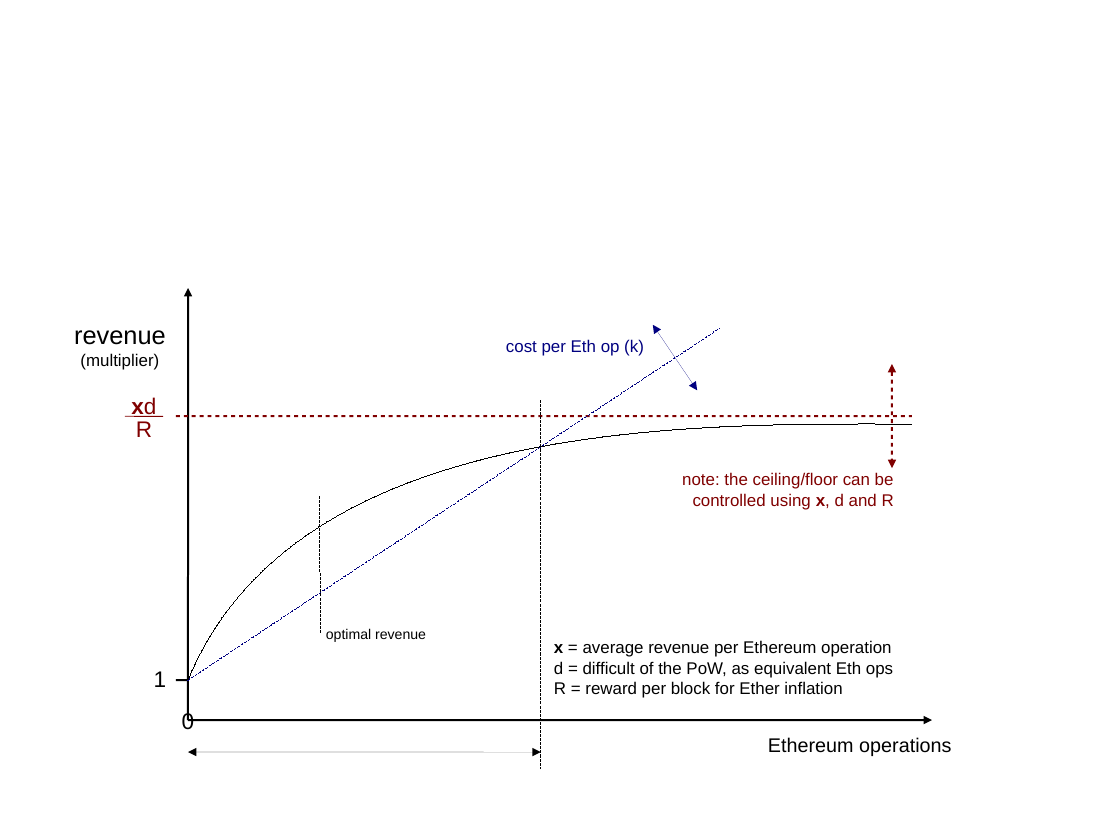
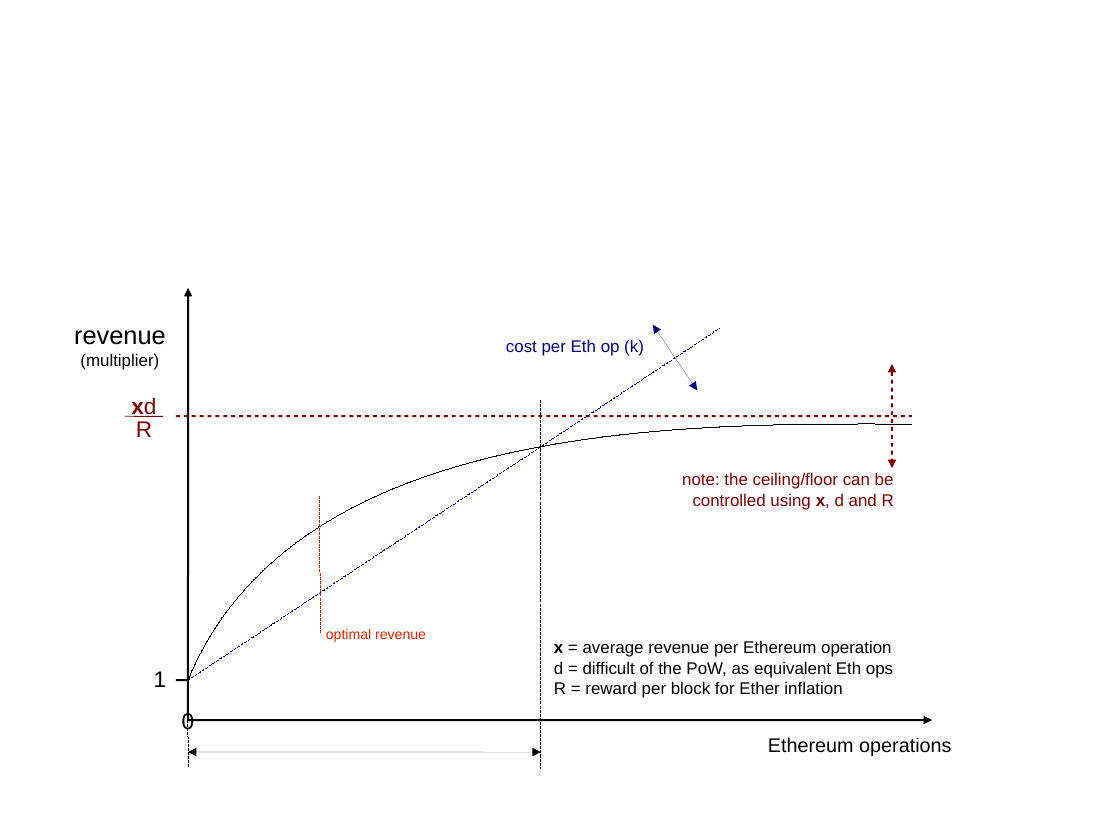
Before and after one commit to aeronbuchanan/ethereum, a slide deck: slide 1 of CompPayoff.odp. Drawn at 1120x840 pixels with LibreOffice and Linux fonts; fonts in the diff are those of the drawing. Boxes give left, top, right and bottom in pixels: in the first picture for what was removed or moved away, otherwise in the second. Text is boxed around its words. In the diff, an @@ line names an element or a change of style, - is before the commit and + after.

```diff
--- a/CompPayoff.odp
+++ b/CompPayoff.odp
@@ line (320, 496) - (320, 632): stroke #000000 0 pt to #DC2300 0 pt @@
@@ text "optimal revenue" at bbox=[326, 628, 426, 642]: text colour #000000 to #DC2300 @@
@@ line added from (188, 721) to (188, 768), #000000 0 pt @@
```
Also in this commit, not shown: 2 other files.
